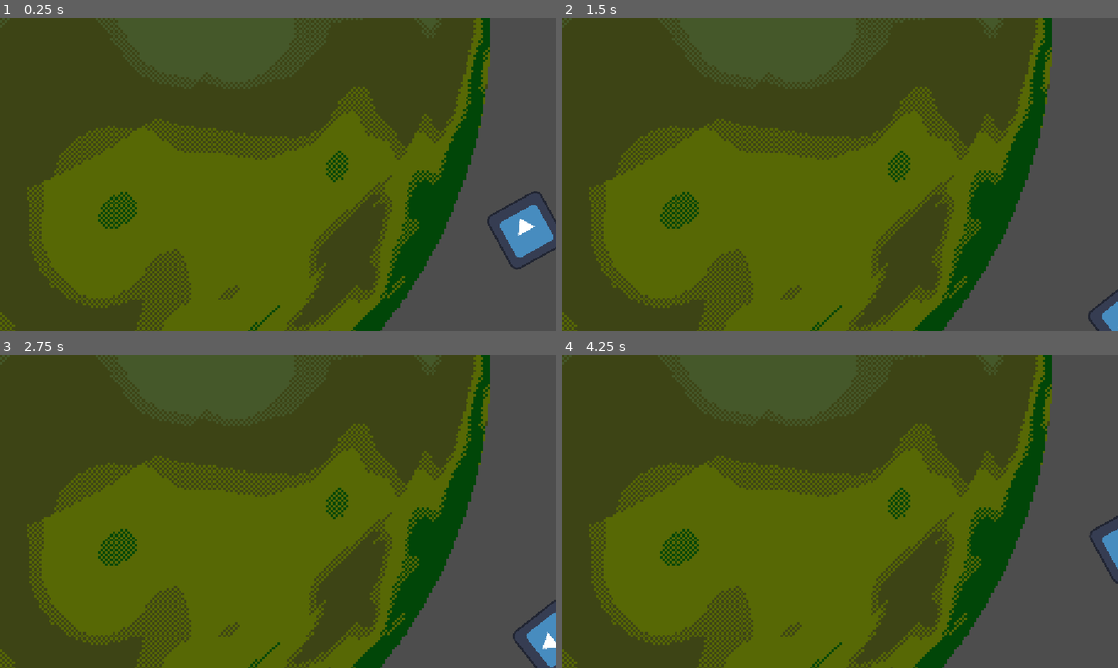
Above: before the commit, frames 1-4 (two rows, left to right).
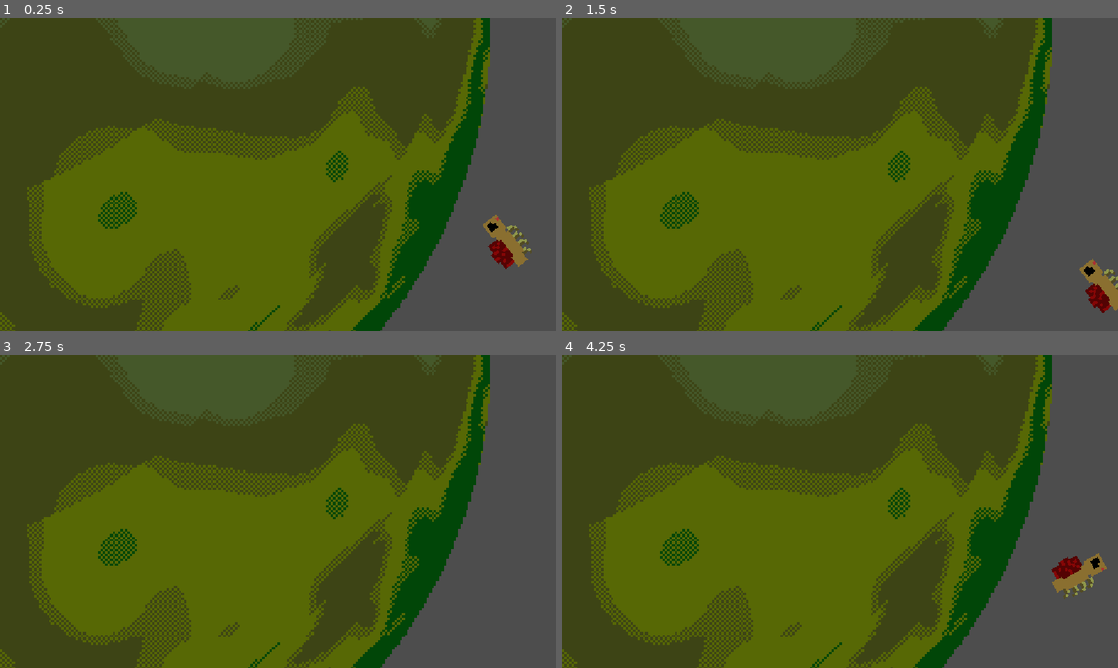
Above: after the commit, the same moments.

Repository: sDANTOSO/whs-overlockers-kiwihacks
Game: Godot game, scene res://Scenes/enemy_planet.tscn
Same seed, same stepped clock (60 frames per second), same inputs: the game is played once before the commit and once after it. This scene is started directly instead of the project's main scene. The engine's default icon, where the game draws it, is replaced by a stand-in: a white triangle on a blue panel in a dark square.
Inputs (mouse positions are in pixels of both pictures, inside the frame that each line leads up to):
- Up to frame 1 (0.25 s): no input
- Up to frame 2 (1.5 s): tap Enter (ui_accept) at 0.5, 0.77 s; move the mouse to (962, 158) at 0.52 s; hold Right (ui_right) 0.53-1.28 s; hold C (checkpoint) 0.53-1.28 s; move the mouse to (728, 190) at 1.27 s; hold Left (ui_left) from 1.28 s (still down); tap C (checkpoint) at 1.35 s
- Up to frame 3 (2.75 s): tap Enter (ui_accept) at 1.52 s; move the mouse to (333, 442) at 2.02 s; release Left (ui_left) at 2.03 s; hold Right (ui_right) from 2.03 s (still down); hold C (checkpoint) from 2.03 s (still down)
- Up to frame 4 (4.25 s): move the mouse to (812, 574) at 2.77 s; release C (checkpoint) at 2.78 s; tap C (checkpoint) at 2.85 s; tap Enter (ui_accept) at 3.02, 3.77 s; move the mouse to (1006, 558) at 3.52 s; release Right (ui_right) at 3.53 s; hold Left (ui_left) from 3.53 s (still down); hold C (checkpoint) from 3.53 s (still down)

The runs differ from the first frame. In frame 1, 1.7% of the frame differs, in the area x 86-100%, y 55-81%; in frame 2, 0.9%; in frame 3, 0.7%; in frame 4, 1.1%.
Error in both runs: Invalid call. Nonexistent function 'display_health' in base 'Nil'. (res://Scripts/player.gd:32)

Commit message:
Level 1 basics

Diff:
--- a/fruity-space/Scenes/camera.tscn
+++ b/fruity-space/Scenes/camera.tscn
@@ -2,6 +2,7 @@
 
 [ext_resource type="Script" uid="uid://04nacuynne5x" path="res://Scripts/camera.gd" id="1_yqtc1"]
 [ext_resource type="PackedScene" uid="uid://r71noi46v6b1" path="res://Scenes/hud.tscn" id="2_f1cf7"]
+[ext_resource type="Texture2D" uid="uid://d3yjjkum08gq5" path="res://Assets/night_sky.png" id="3_mhsga"]
 
 [node name="Camera" type="Node2D" unique_id=1252687878]
 script = ExtResource("1_yqtc1")
@@ -12,3 +13,11 @@
 [node name="CanvasLayer" type="CanvasLayer" parent="Camera2D" unique_id=74519373]
 
 [node name="HUD" parent="Camera2D/CanvasLayer" unique_id=968605810 instance=ExtResource("2_f1cf7")]
+z_index = 2
+z_as_relative = false
+
+[node name="Sprite2D" type="Sprite2D" parent="." unique_id=2126521549]
+z_index = -5
+z_as_relative = false
+scale = Vector2(2.4, 2.4)
+texture = ExtResource("3_mhsga")
--- a/fruity-space/Scenes/enemy_planet.tscn
+++ b/fruity-space/Scenes/enemy_planet.tscn
@@ -33,9 +33,6 @@
 idleSprite = null
 jumpSprite = null
 
-[node name="Camera2D" parent="Player" index="3" unique_id=678578449]
-ignore_rotation = false
-
 [node name="RigidBody2D" type="RigidBody2D" parent="." unique_id=989876643]
 gravity_scale = 0.0
 
--- a/fruity-space/Scenes/evil_enemy.tscn
+++ b/fruity-space/Scenes/evil_enemy.tscn
@@ -1,6 +1,6 @@
 [gd_scene format=3 uid="uid://bnf2da3nf22m0"]
 
-[ext_resource type="Texture2D" uid="uid://c7l07ild0e0xj" path="res://Assets/icon.svg" id="1_26uav"]
+[ext_resource type="Texture2D" uid="uid://bwaegi7tma81y" path="res://Assets/enemy.png" id="1_phuy1"]
 [ext_resource type="Script" uid="uid://b8a6cow7hkuo0" path="res://Scripts/area_2d.gd" id="2_phuy1"]
 
 [sub_resource type="GDScript" id="GDScript_26uav"]
@@ -15,10 +15,11 @@
 "
 
 [sub_resource type="RectangleShape2D" id="RectangleShape2D_cq4jf"]
-size = Vector2(128, 128)
+size = Vector2(19, 13)
 
 [node name="evil_enemy" type="Sprite2D" unique_id=1696010577 groups=["Enemies"]]
-texture = ExtResource("1_26uav")
+scale = Vector2(6, 6)
+texture = ExtResource("1_phuy1")
 script = SubResource("GDScript_26uav")
 
 [node name="Area2D" type="Area2D" parent="." unique_id=1102634025]
--- /dev/null
+++ b/fruity-space/Scenes/level1.tscn
@@ -0,0 +1,80 @@
+[gd_scene format=3 uid="uid://dehtjdfpm675b"]
+
+[ext_resource type="PackedScene" uid="uid://dq7pdle6kvkf8" path="res://Scenes/camera.tscn" id="2_jgkgd"]
+[ext_resource type="PackedScene" uid="uid://dlu0f2d5md400" path="res://Scenes/checkpoint.tscn" id="3_bs12r"]
+[ext_resource type="PackedScene" uid="uid://8k1sr0b3kpet" path="res://Scenes/player.tscn" id="4_rqhku"]
+[ext_resource type="Texture2D" uid="uid://bby1rd68m7hfk" path="res://Assets/planet-v1.png" id="5_cpkqv"]
+[ext_resource type="Script" uid="uid://btu1t77ylm0xs" path="res://Scripts/path_follow_2d.gd" id="6_d1mwp"]
+[ext_resource type="PackedScene" uid="uid://bnf2da3nf22m0" path="res://Scenes/evil_enemy.tscn" id="7_u1b78"]
+[ext_resource type="PackedScene" uid="uid://cu5jlhwqumt27" path="res://Scenes/platform.tscn" id="8_bdr3p"]
+
+[sub_resource type="CircleShape2D" id="CircleShape2D_cq4jf"]
+radius = 1024.0
+
+[sub_resource type="Curve2D" id="Curve2D_747j0"]
+_data = {
+"points": PackedVector2Array(0, 0, 0, 0, 1385, -525, 0, 0, 0, 0, 1107, -449)
+}
+point_count = 2
+
+[node name="TestPlanet" type="Node2D" unique_id=1306942870]
+
+[node name="Camera" parent="." unique_id=1252687878 node_paths=PackedStringArray("target") instance=ExtResource("2_jgkgd")]
+target = NodePath("../Player")
+
+[node name="Sprite2D" parent="." unique_id=1418146030 instance=ExtResource("3_bs12r")]
+position = Vector2(700, 900)
+
+[node name="Area2D" parent="Sprite2D" index="0" unique_id=1287813010 node_paths=PackedStringArray("player")]
+player = NodePath("../../Player")
+
+[node name="Player" parent="." unique_id=281807801 node_paths=PackedStringArray("hud", "planet") instance=ExtResource("4_rqhku")]
+position = Vector2(1300, 0)
+AIRSPEED = 7.0
+hud = NodePath("../Camera/Camera2D/CanvasLayer/HUD")
+planet = NodePath("..")
+checkpoint_position = Vector2(0, 1200)
+
+[node name="RigidBody2D" type="RigidBody2D" parent="." unique_id=989876643]
+gravity_scale = 0.0
+
+[node name="CollisionShape2D" type="CollisionShape2D" parent="RigidBody2D" unique_id=1139590701]
+shape = SubResource("CircleShape2D_cq4jf")
+
+[node name="Sprite2D" type="Sprite2D" parent="RigidBody2D" unique_id=1919776171]
+position = Vector2(-5, 0)
+scale = Vector2(13.6, 13.6)
+texture = ExtResource("5_cpkqv")
+
+[node name="Path2D" type="Path2D" parent="." unique_id=141078179]
+curve = SubResource("Curve2D_747j0")
+
+[node name="PathFollow2D" type="PathFollow2D" parent="Path2D" unique_id=1106948108]
+position = Vector2(1385, -525)
+rotation = 2.874732
+script = ExtResource("6_d1mwp")
+
+[node name="evil_enemy" parent="Path2D/PathFollow2D" unique_id=1207656625 instance=ExtResource("7_u1b78")]
+script = null
+
+[node name="Area2D" parent="Path2D/PathFollow2D/evil_enemy" index="0" unique_id=1102634025 node_paths=PackedStringArray("player")]
+player = NodePath("../../../../Player")
+
+[node name="Platforms" type="Node2D" parent="." unique_id=217250550]
+
+[node name="platform" parent="Platforms" unique_id=1459076347 instance=ExtResource("8_bdr3p")]
+position = Vector2(1101, -271.00003)
+rotation = 1.2300916
+
+[node name="platform2" parent="Platforms" unique_id=70939101 instance=ExtResource("8_bdr3p")]
+position = Vector2(998.0001, -606)
+rotation = 1.0732855
+
+[node name="platform3" parent="Platforms" unique_id=1893528493 instance=ExtResource("8_bdr3p")]
+position = Vector2(921.99994, -931)
+rotation = 0.9444728
+
+[editable path="Camera"]
+[editable path="Sprite2D"]
+[editable path="Player"]
+[editable path="Path2D/PathFollow2D/evil_enemy"]
--- a/fruity-space/Scripts/path_follow_2d.gd
+++ b/fruity-space/Scripts/path_follow_2d.gd
@@ -1,6 +1,6 @@
 extends PathFollow2D
 
-var speed = -0.2
+@export var speed = -0.4
 
 func _ready() -> void:
 		progress_ratio = 0.5
--- a/fruity-space/Scripts/player.gd
+++ b/fruity-space/Scripts/player.gd
@@ -12,7 +12,7 @@
 @onready var shapecast = $ShapeCast2D
 @export var hud: Control;
 @export var planet: Node2D;
-@export var max_health: int = 10;
+@export var max_health: int = 3;
 var health: int = max_health
 @export var damage_cooldown: int = 10
 @export var checkpoint_position: Vector2
@@ -32,6 +32,7 @@
 	hud.display_health(health)
 
 func goto_checkpoint():
+
 	pass
 
 func _physics_process(delta: float) -> void:
Not shown: 1 places in fruity-space/Scenes/test_planet2.tscn that only renumber resources
